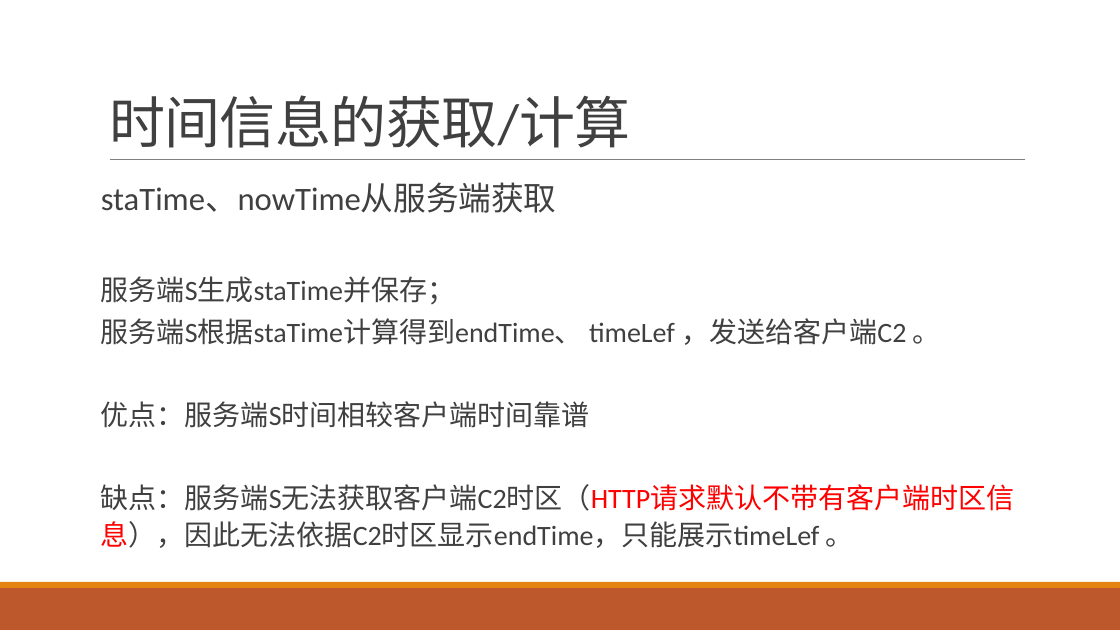
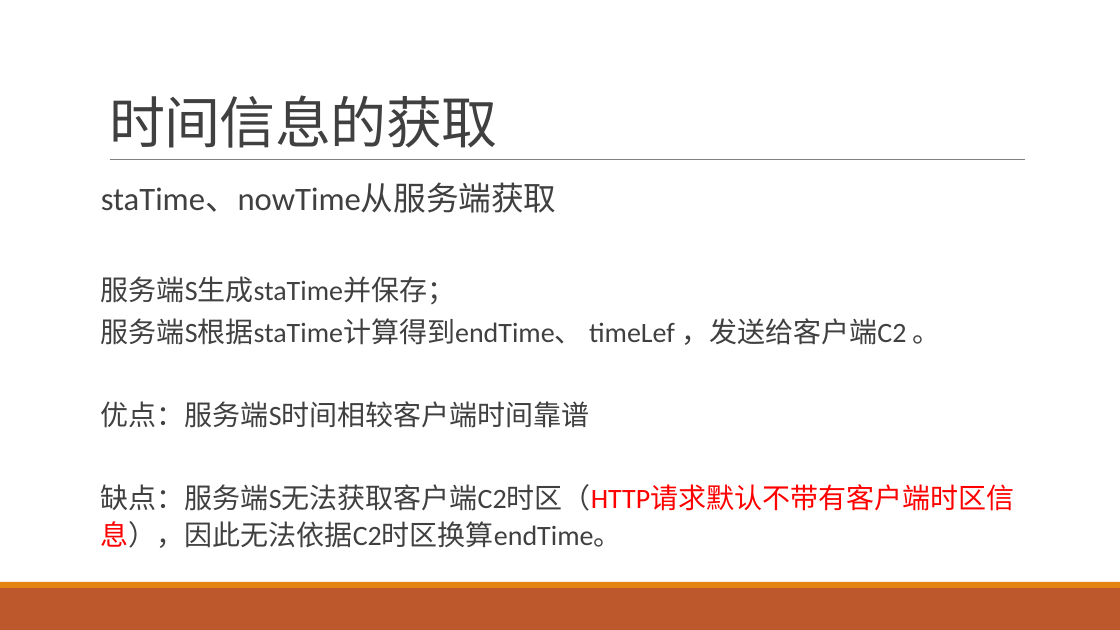
Before and after one commit to qidaneix/moment-research, a slide deck: slide 14 of 跨时区.pptx. Drawn at 1120x630 pixels with LibreOffice and Linux fonts; fonts in the diff are those of the drawing. Boxes give left, top, right and bottom in pixels: in the first picture for what was removed or moved away, otherwise in the second. Text is boxed around its words. In the diff, an @@ line names an element or a change of style, - is before the commit and + after.

```diff
--- a/跨时区.pptx
+++ b/跨时区.pptx
@@ title at (109,95,497,148): text changed @@
-时间信息的获取/计算
+时间信息的获取
@@ text at (101,484,1015,548): text changed @@
-缺点：服务端S无法获取客户端C2时区（HTTP请求默认不带有客户端时区信息），因此无法依据C2时区显示endTime，只能展示timeLef 。
+缺点：服务端S无法获取客户端C2时区（HTTP请求默认不带有客户端时区信息），因此无法依据C2时区换算endTime。
```
Also in this commit, not shown: 7 other slides changed, 1 other file.
